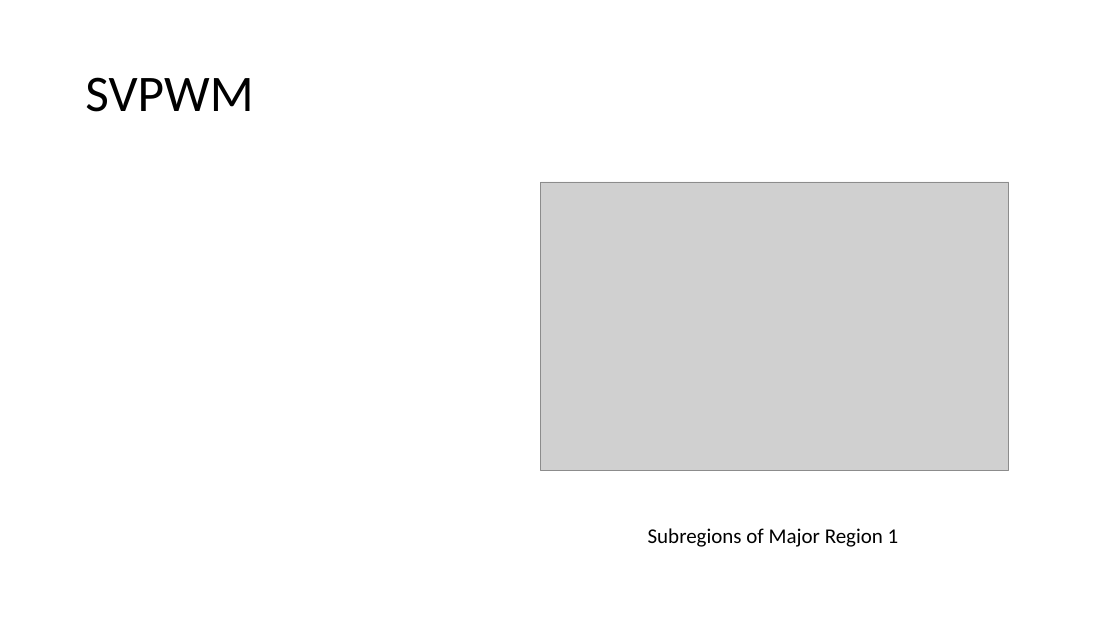
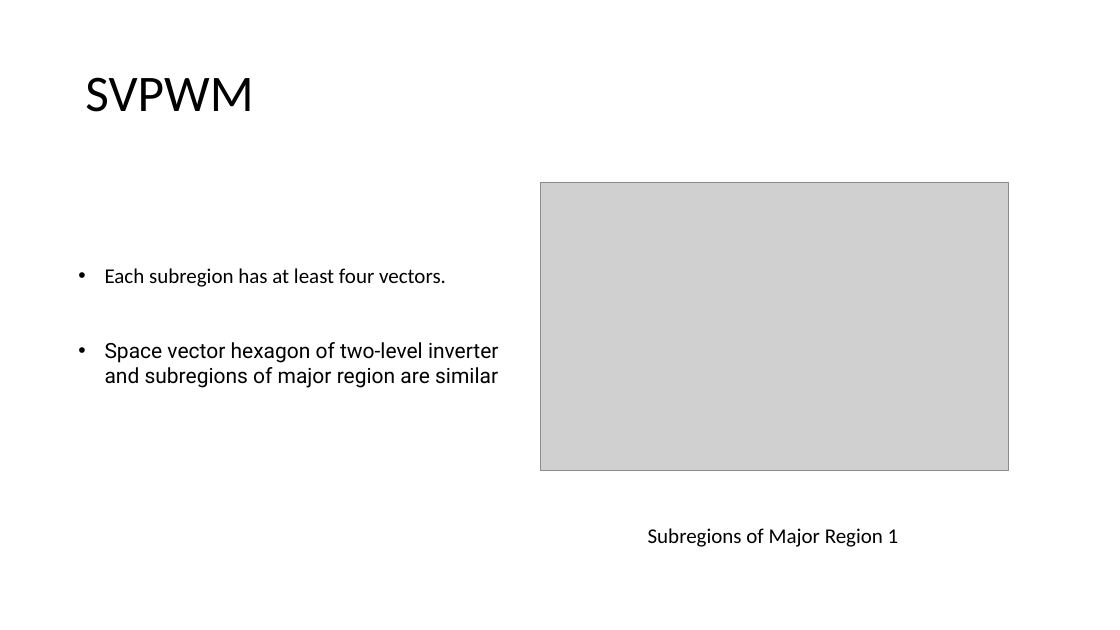
Before and after one commit to ahmetcan-akuz/Thesis, a slide deck: slide 10 of Reports/3-Level NPC Inverter Structure.pptx. Drawn at 1120x630 pixels with LibreOffice and Linux fonts; fonts in the diff are those of the drawing; grey boxes stand for pictures. Boxes give left, top, right and bottom in pixels: in the first picture for what was removed or moved away, otherwise in the second. Text is boxed around its words. In the diff, an @@ line names an element or a change of style, - is before the commit and + after.

Commit message:
SVPWM complete

```diff
--- a/Reports/3-Level NPC Inverter Structure.pptx
+++ b/Reports/3-Level NPC Inverter Structure.pptx
@@ text added at (x1=105, y1=268, x2=499, y2=388), 18 pt, text #000000 @@
+• Each subregion has at least four vectors.
+• Space vector hexagon of two-level inverter and subregions of major region are similar
```
Also in this commit, not shown: 1 other slide changed, 2 slides added, 3 other files.
